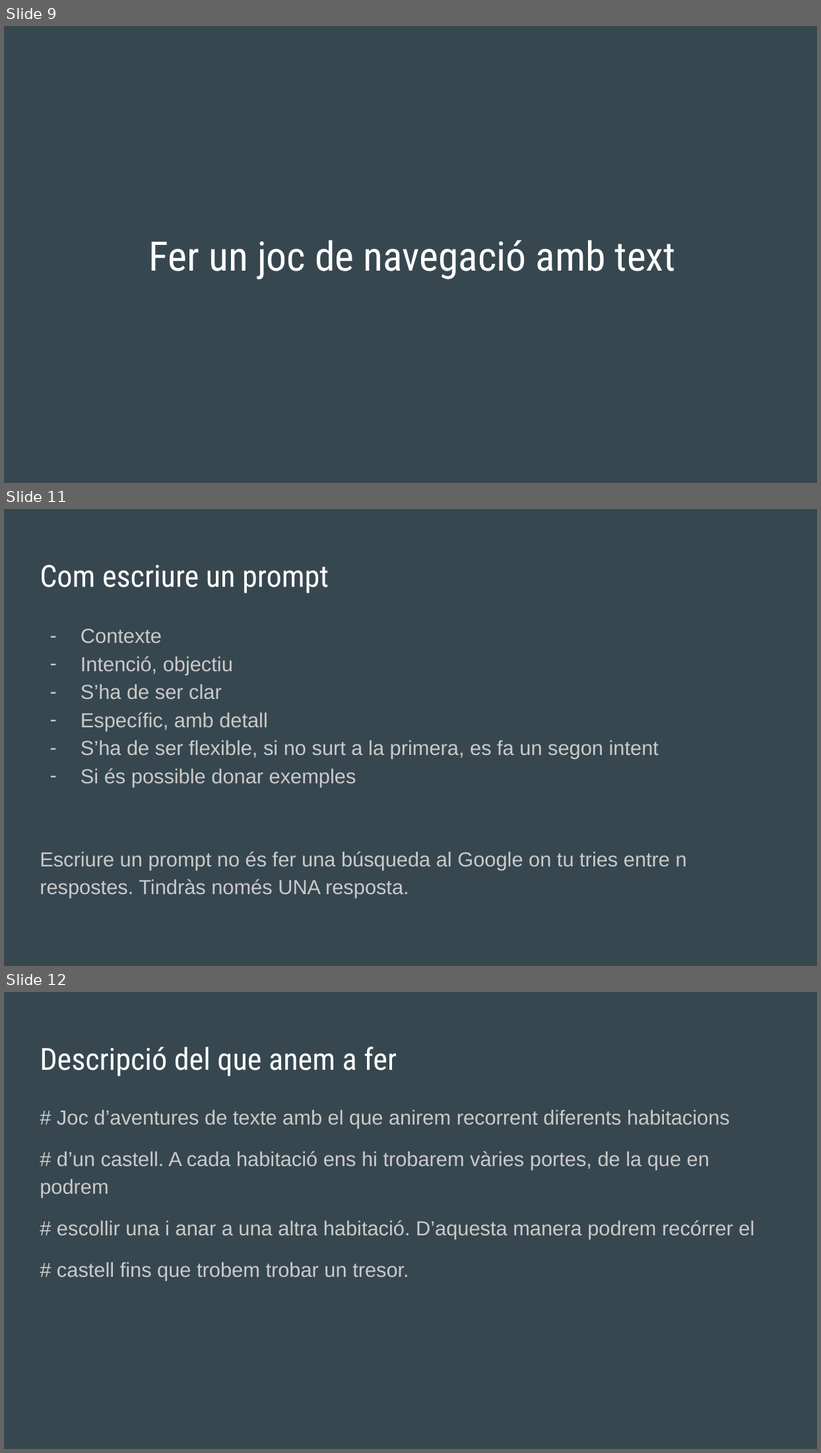
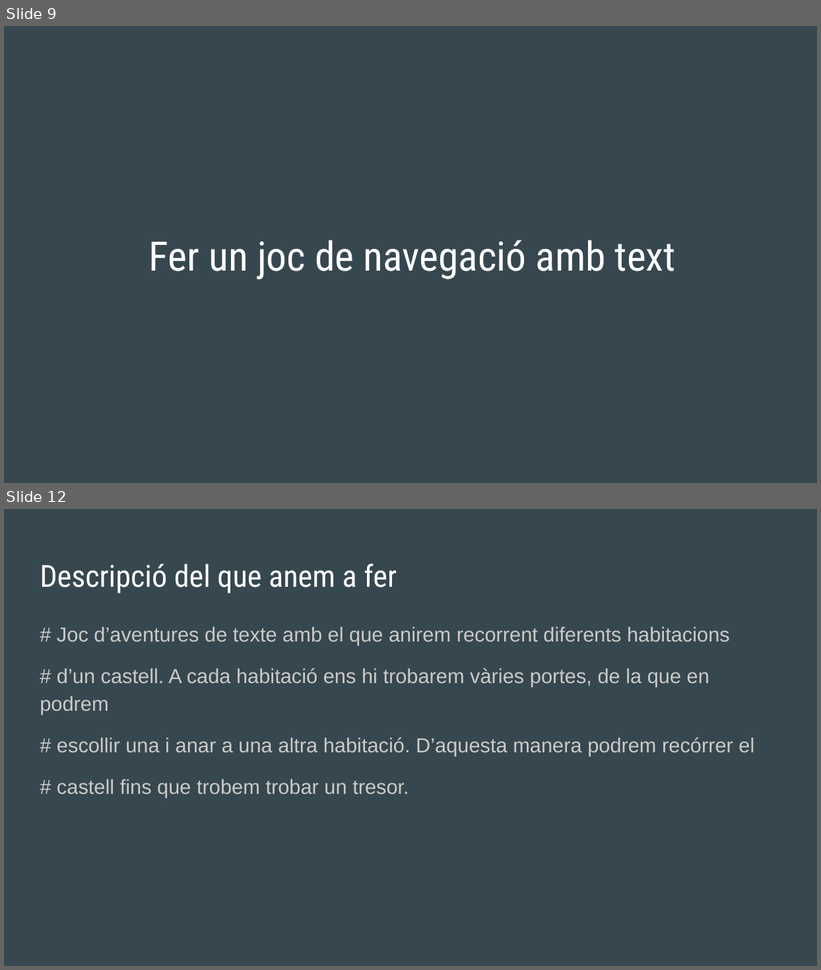
Before and after one commit to jberingues/CursCopilot, a slide deck: 202405_Copilot.pptx. Shown one above the other, each under a label of ours: slides 9, 11 and 12 before the commit, slides 9 and 12 after it; the slides between them are not shown. The pictures are 821x1453 and 821x970 pixels, drawn with LibreOffice and Linux fonts; fonts in the diff are those of the drawing. Boxes give left, top, right and bottom in pixels: in the first picture for what was removed or moved away, otherwise in the second. Text is boxed around its words. In the diff, an @@ line names an element or a change of style, - is before the commit and + after.

```diff
--- a/202405_Copilot.pptx
+++ b/202405_Copilot.pptx
@@ slide 11 removed at box(4, 509, 817, 966), background #37474F @@
@@ title removed at box(40, 564, 329, 593) @@
-Com escriure un prompt
@@ text removed at box(40, 628, 687, 898) @@
-– Contexte
-– Intenció, objectiu
-– S’ha de ser clar
-– Específic, amb detall
-– S’ha de ser flexible, si no surt a la primera, es fa un segon intent
-– Si és possible donar exemples
-Escriure un prompt no és fer una búsqueda al Google on tu tries entre n respostes. Tindràs només UNA resposta.
```
Also in this commit, not shown: 1 slide changed, 3 slides added.
